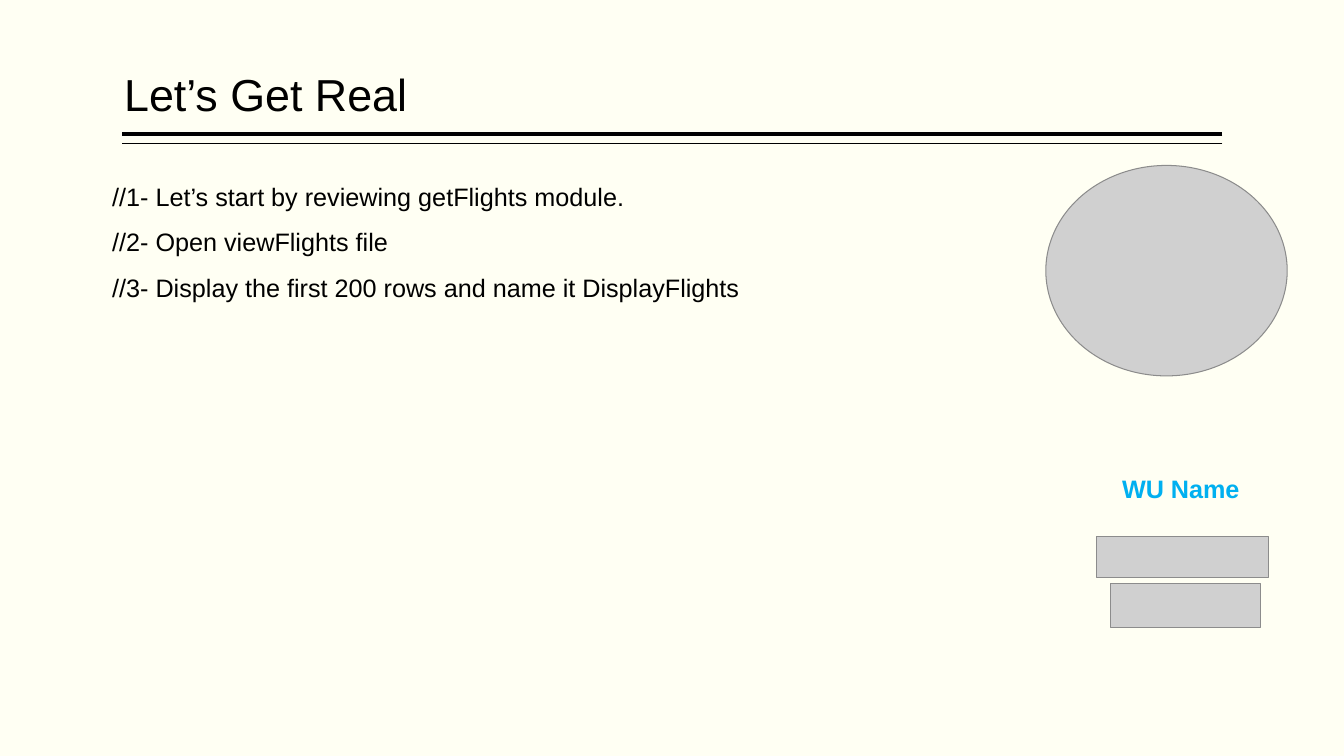
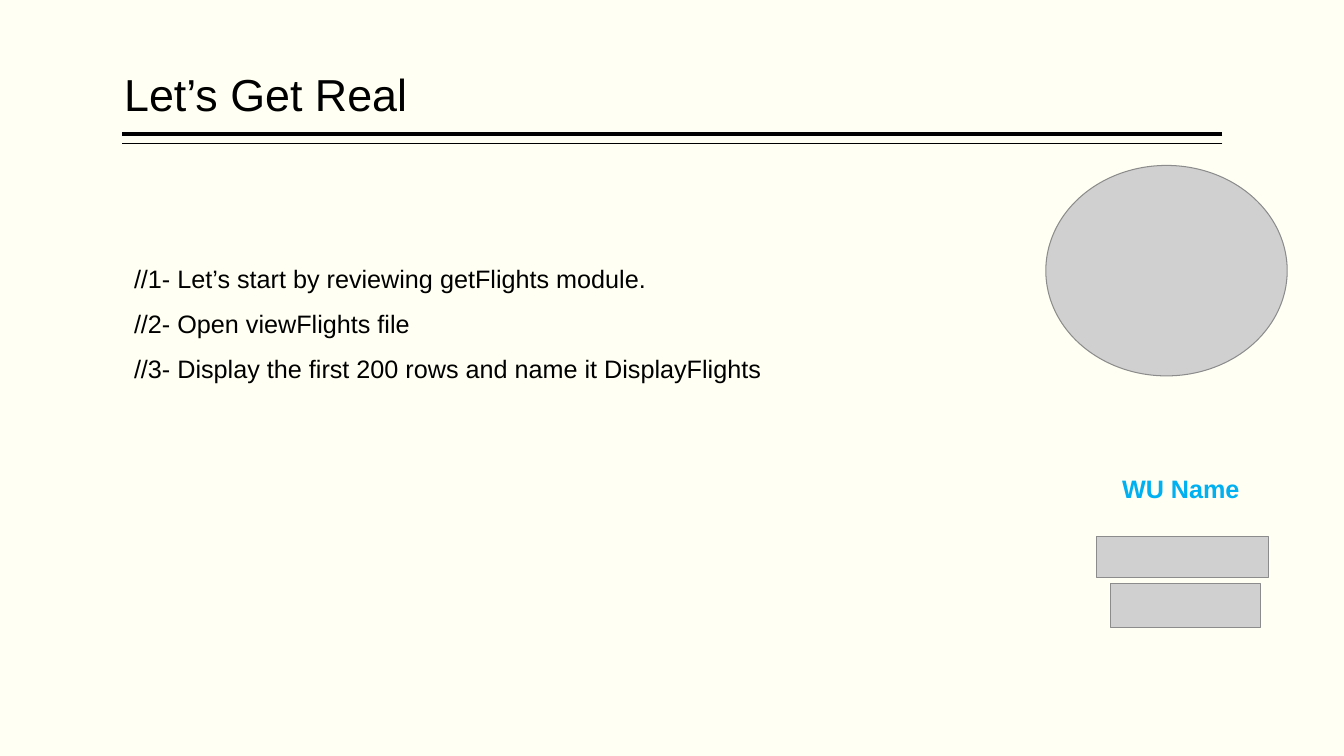
Before and after one commit to hpccsystems-solutions-lab/NCF-2021, a slide deck: slide 38 of BigData-ECL-NCF2021.pptx (slide 32 before the commit). Drawn at 1344x756 pixels with LibreOffice and Linux fonts; fonts in the diff are those of the drawing; grey boxes stand for pictures. Boxes give left, top, right and bottom in pixels: in the first picture for what was removed or moved away, otherwise in the second. Text is boxed around its words. In the diff, an @@ line names an element or a change of style, - is before the commit and + after.

Commit message:
Review and Update

```diff
--- a/BigData-ECL-NCF2021.pptx
+++ b/BigData-ECL-NCF2021.pptx
@@ text "//1- Let’s start by reviewing ...": place and size @@
-text "//1- Let’s start by reviewing ..." at <box>112,187,739,302</box>
+text "//1- Let’s start by reviewing ..." at <box>134,269,761,384</box>
```
Also in this commit, not shown: 10 other slides changed, 7 slides added, 1 slide removed, 6 other files.
